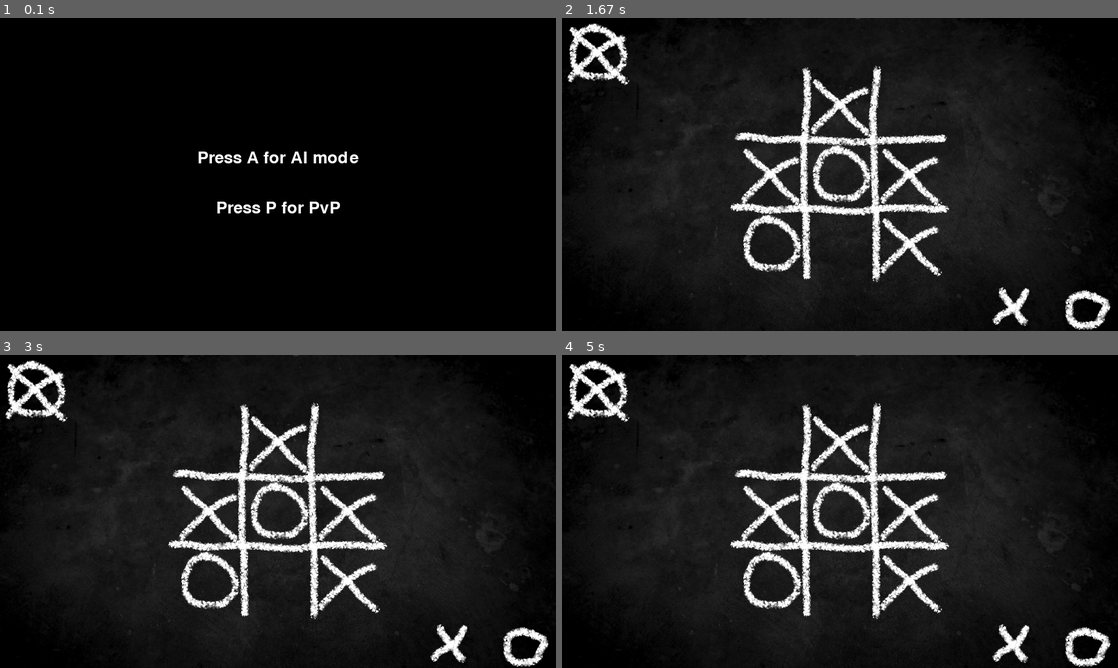
Above: before the commit, frames 1-4 (two rows, left to right).
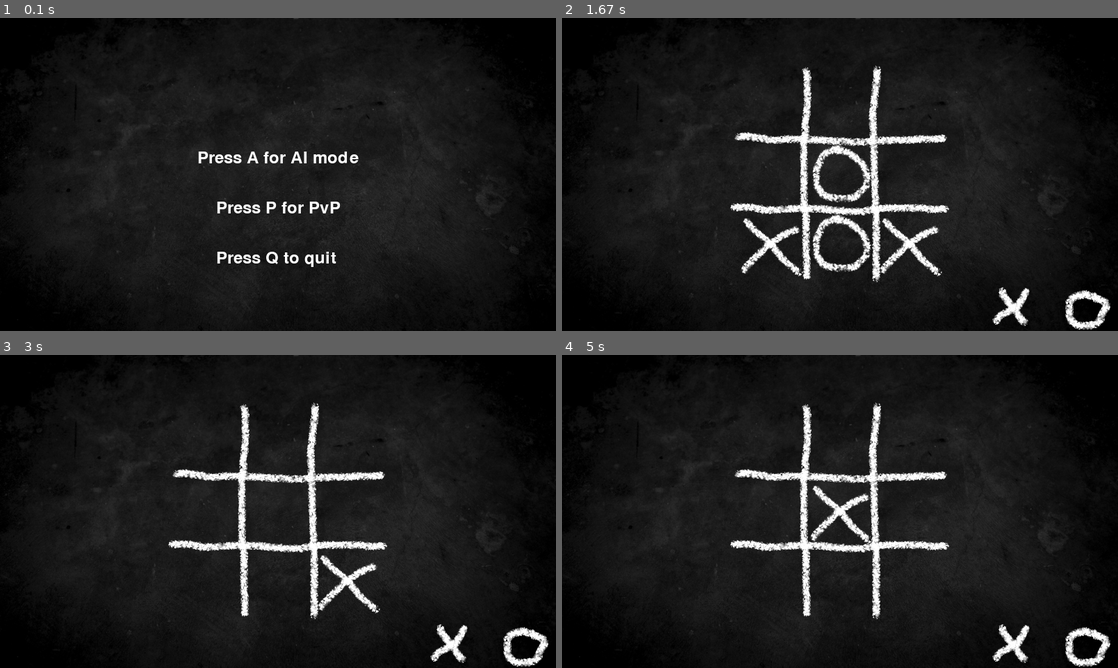
Above: after the commit, the same moments.

Repository: Tiziozero/tic-tac-toe
Game: pygame game, started from pyg/gui.py
The game is run twice, just before and just after one commit, with the same random seed, the same clock (stepped at 60 frames per second) and the same inputs.
Inputs (mouse positions are in pixels of both pictures, inside the frame that each line leads up to):
- Up to frame 1 (0.1 s): no input
- Up to frame 2 (1.67 s): tap A at 0.33 s; press the mouse at (840, 105) at 0.7 s; move the mouse to (862, 171) at 0.8 s; release the mouse at (884, 240) at 0.93 s; click (840, 174) at 1.05 s; press the mouse at (773, 105) at 1.37 s; move the mouse to (778, 165) at 1.47 s; release the mouse at (784, 224) at 1.6 s
- Up to frame 3 (3 s): click (211, 467) at 1.72 s; hold P 2-2.47 s; move the mouse to (255, 436) at 2.03 s; press the mouse at (211, 467) at 2.53 s; move the mouse to (266, 527) at 2.63 s; release the mouse at (322, 589) at 2.77 s; press the mouse at (211, 467) at 2.87 s; move the mouse to (216, 505) at 2.97 s
- Up to frame 4 (5 s): release the mouse at (789, 542) at 3.1 s; press the mouse at (840, 511) at 3.2 s; move the mouse to (890, 498) at 3.3 s; release the mouse at (940, 486) at 3.43 s; click (834, 514) at 3.55 s; press the mouse at (840, 580) at 3.87 s; move the mouse to (856, 502) at 3.97 s; release the mouse at (873, 423) at 4.1 s; hold P 4.17-4.63 s; move the mouse to (645, 395) at 4.2 s; press the mouse at (773, 442) at 4.7 s; move the mouse to (817, 492) at 4.8 s; release the mouse at (873, 539) at 4.93 s

The runs differ from the first frame. In frame 1, 37% of the frame differs, in the area x 1-99%, y 0-100%; in frame 2, 4.7%; in frame 3, 4.3%; in frame 4, 5.3%.

Commit message:
more gui

Diff:
--- a/pyg/gui.py
+++ b/pyg/gui.py
@@ -6,8 +6,10 @@
 
 
 class Game_Type(Enum):
-    GAME_TYPE_AI = 1,
+    GAME_TYPE_AI = 1
     GAME_TYPE_PVP = 2
+    GAME_TYPE_QUIT = 3
+
 
 class Game:
     def __init__(self, width, height):
@@ -17,11 +19,14 @@
         pygame.display.set_caption("i cant take this anymore")
         self.font = pygame.font.Font(None, 36)
         # game board
-        self.local_board = [[0,1,0],[1,2,1],[2,0,1]]
+        self.local_board = [[0,0,0],[0,0,0],[0,0,0]]
+        self.current_player = 1
 
         # game images
         self.total = 300
         self.board = None
+        self.board_empty = None
+        self.board_grid = None
         self.cross = None
         self.dot = None
         self.x_start = self.WIDTH // 2- self.total // 2
@@ -31,6 +36,8 @@
     def setup_board(self):
         #load images
         self.board = pygame.image.load("graphics/board.png")
+        self.board_empty = pygame.image.load("graphics/board_e.png")
+        self.board_grid = pygame.image.load("graphics/board_grid.png")
         self.cross = pygame.image.load("graphics/cross.png")
         self.dot = pygame.image.load("graphics/dot.png")
 
@@ -66,22 +73,60 @@
                     if mpos[0] >= self.x_start + 100 * x and mpos[0] <= self.x_start + 100 * x + 100:
                         if mpos[1] >= self.y_start + 100 * y and mpos[1] <= self.y_start + 100 * y + 100:
                             print(f"x: {x}, y: {y}, cell: {self.local_board[y][x]}, m_x: {mpos[0]}, m_y: {mpos[1]}")
+                            return x, y
 
     def events(self):
         for event in pygame.event.get():
             if event.type == pygame.QUIT:
                 pygame.quit()
                 quit()
-            self.get_cell(event)
+            try:
+                x, y = self.get_cell(event)
+                self.game_logic((x, y))
+            except:
+                pass
+    def check_win( self, board ):
+        for row in board:
+            if row[0] == row[1] == row[2]:
+                if row[0] != 0:
+                    return row[0], False
+
+        if board[0][0] == board[1][1] == board[2][2]:
+            if board[1][1] != 0:
+                return board[1][1], False
+        if board[0][2] == board[1][1] == board[2][0]:
+            if board[1][1] != 0:
+                return board[1][1], False
+
+        for col in range(3):
+            if board[0][col] == board[1][col] == board[2][col]:
+                if board[0][col] != 0:
+                    return board[0][col], False
+
+        for row in board:
+            for element in row:
+                if element == 0:
+                    return 0,  True
+
+        return 3, False
+
+    def game_logic(self,pos):
+        if self.local_board[pos[1]][pos[0]] == 0:
+            self.local_board[pos[1]][pos[0]] = self.current_player
+            if self.current_player == 1:
+                self.current_player = 2
+            else:
+                self.current_player = 1
+            print(f"Current player: {self.current_player}")
+        else:
+            print("not valid cell")
 
     def game_menu(self):                                # Set up fonts
-        font = pygame.font.Font(None, 36)
-
-        # Display text
+
         text_a = self.font.render("Press A for AI mode", True, (255, 255, 255))
         text_p = self.font.render("Press P for PvP", True, (255, 255, 255))
-
-        # Main loop
+        text_q = self.font.render("Press Q to quit", True, (255, 255, 255))
+
 
         while True:
             for event in pygame.event.get():
@@ -95,39 +140,123 @@
                     elif event.key == pygame.K_p:
                         print("PvP mode selected")
                         return Game_Type.GAME_TYPE_PVP
-
-
-            self.screen.fill((0, 0, 0))
+                    elif event.key == pygame.K_q:
+                        print("Quitting game")
+                        return Game_Type.GAME_TYPE_QUIT
+
+            self.screen.blit(self.board_empty, (0,0))
 
             self.screen.blit(text_a, (self.WIDTH // 2 - text_a.get_width() // 2, self.HEIGHT // 2 - 36))
             self.screen.blit(text_p, (self.WIDTH // 2 - text_p.get_width() // 2, self.HEIGHT // 2 + 36))
+            self.screen.blit(text_q, (self.WIDTH // 2 - text_p.get_width() // 2, self.HEIGHT // 2 + 108))
 
             pygame.display.flip()
-
-    def game_ai(self):
-        while True:
+    # minmax ai
+    def miniMax(self,board, depth, p1) :
+        score = self.check_win(board)
+        if score[0] == 2:
+            return 1
+        elif score[0] == 1:
+            return -1
+        Found = False
+        for r in range(3) :
+            for c in range(3) :
+                if (board[r][c] == 0) :
+                    Found = True
+        if not Found:
+            return 0
+        if p1:
+            best = -float("inf")
+            for r in range(3):
+                for c in range(3):
+                    if (board[r][c]== 0):
+                        board[r][c] = 2
+                        best = max(best, self.miniMax(board, depth + 1, not p1))
+                        board[r][c] = 0
+            return best
+        else :
+            best = float("inf")
+            for r in range(3):
+                for c in range(3):
+                    if (board[r][c] == 0):
+                        board[r][c] = 1
+                        best = min(best, self.miniMax(board, depth + 1, not p1))
+                        board[r][c] = 0
+            return best
+
+    def AI(self, board):
+        bestVal = -float("inf")
+        bestMove = ("banana", "1234")
+
+        for r in range(3):
+            for c in range(3):
+                if (board[r][c] == 0):
+                    board[r][c] = 2
+                    moveVal = self.miniMax(board, 0, False)
+                    board[r][c] = 0
+                    if (moveVal > bestVal):
+                        bestMove = (r, c)
+                        bestVal = moveVal
+        board[bestMove[0]][bestMove[1]] = 2
+        return board
+
+
+    def game_pvp(self):
+        self.local_board = [[0,0,0],[0,0,0],[0,0,0]]
+        self.current_player = 1
+        bg_rect = self.board.get_rect()
+        game_on = True
+        winning_player = 0
+        while game_on:
             self.events()
-
-            bg_rect = self.board.get_rect()
-            crect = self.cross.get_rect()
-            drect = self.dot.get_rect()
+            winning_player, game_on = self.check_win(self.local_board)
+            if not game_on:
+                break
             self.screen.blit(self.board, bg_rect)
-            self.screen.blit(self.cross, crect)
-            self.screen.blit(self.dot, drect)
             self.update_screen()
             pygame.display.flip()
+        print(f"player {winning_player} won!")
+        return winning_player
+
+    def game_ai(self):
+        self.local_board = [[0,0,0],[0,0,0],[0,0,0]]
+        self.current_player = 1
+        bg_rect = self.board.get_rect()
+        game_on = True
+        winning_player = 0
+        while game_on:
+            self.events()
+            winning_player, game_on = self.check_win(self.local_board)
+            if not game_on:
+                break
+            if self.current_player == 2:
+                self.local_board = self.AI(self.local_board)
+                winning_player, game_on = self.check_win(self.local_board)
+                self.current_player = 1
+                if not game_on:
+                    break
+            self.screen.blit(self.board, bg_rect)
+            self.update_screen()
+            pygame.display.flip()
+        print(f"player {winning_player} won!")
+        return winning_player
+
 
     def main(self):
-        self.setup_board()
-        mode = self.game_menu()
-
-        if mode == Game_Type.GAME_TYPE_AI:
-            self.game_ai()
-        elif mode == Game_Type.GAME_TYPE_PVP:
-            #self.game_pvp()
-            pass
-
-        pass
+        app_on = True
+        while app_on:
+            self.setup_board()
+            mode = self.game_menu()
+
+            if mode == Game_Type.GAME_TYPE_AI:
+                self.game_ai()
+            elif mode == Game_Type.GAME_TYPE_PVP:
+                self.game_pvp()
+            elif mode == Game_Type.GAME_TYPE_QUIT:
+                app_on = False
+                break
+        pygame.quit()
+        quit()
 
 if __name__ == '__main__':
     pygame.init()
Binary file added: graphics/board_e.png
Binary file added: graphics/board_grid.png
